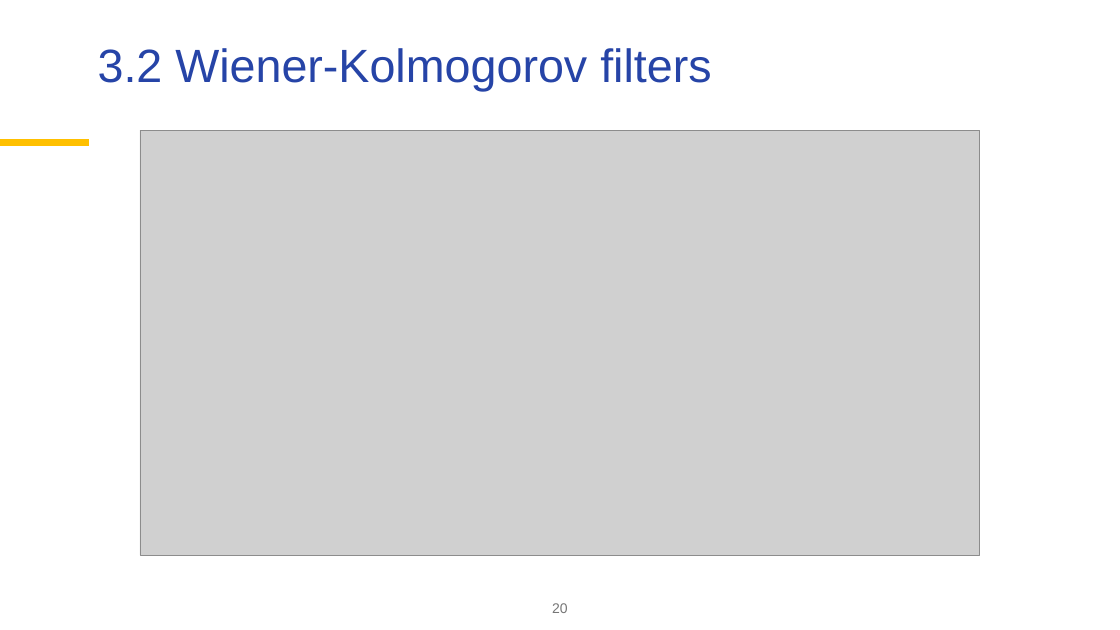
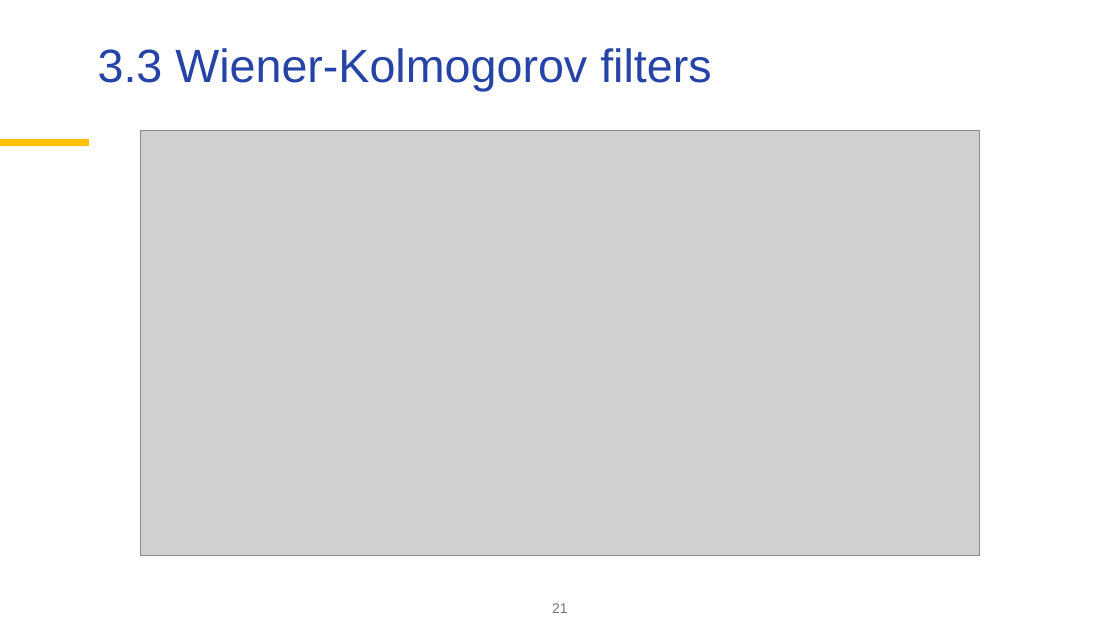
Before and after one commit to palatej/ESTP2026, a slide deck: slide 21 of 3.2 SEATS.pptx (slide 20 before the commit). Drawn at 1120x630 pixels with LibreOffice and Linux fonts; fonts in the diff are those of the drawing; grey boxes stand for pictures; background and template pictures are left out. Boxes give left, top, right and bottom in pixels: in the first picture for what was removed or moved away, otherwise in the second. Text is boxed around its words. In the diff, an @@ line names an element or a change of style, - is before the commit and + after.

```diff
--- a/3.2 SEATS.pptx
+++ b/3.2 SEATS.pptx
@@ title at bbox=[98, 48, 711, 91]: text changed @@
-3.2 Wiener-Kolmogorov filters
+3.3 Wiener-Kolmogorov filters
@@ page number at bbox=[552, 603, 568, 613]: text changed @@
-20
+21
```
Also in this commit, not shown: 5 other slides changed, 2 other files.
